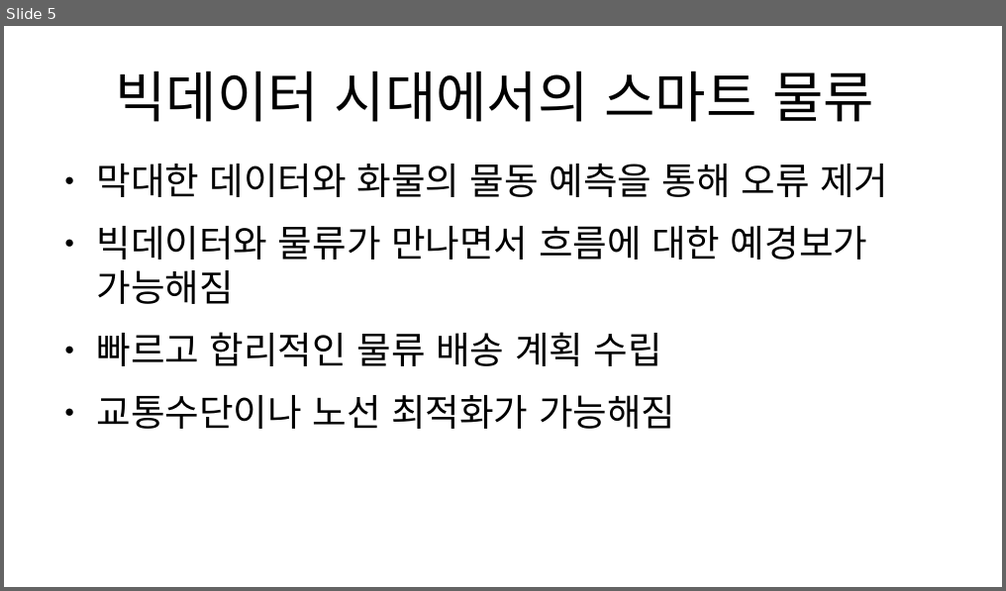
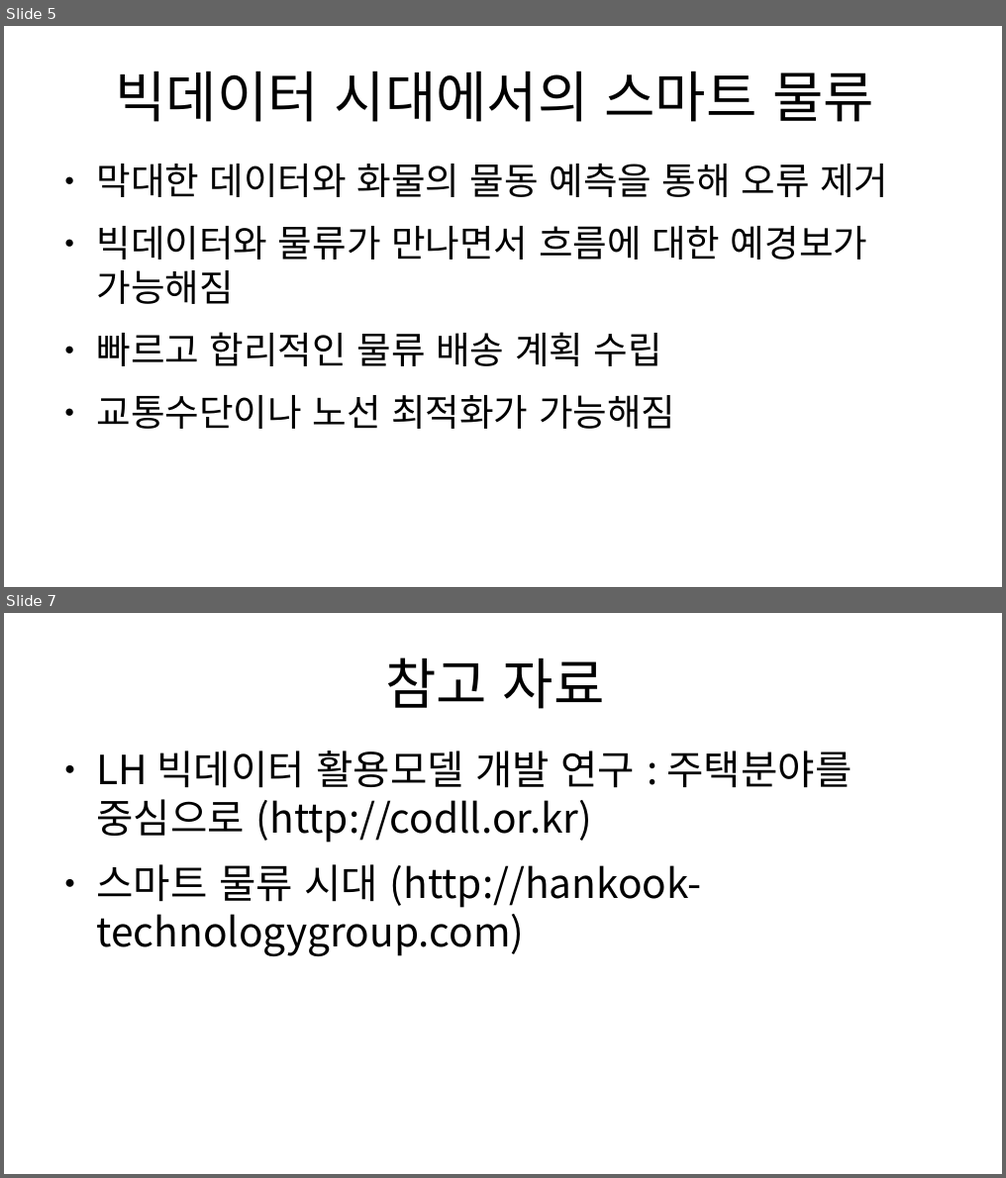
Before and after one commit to lapass50025/odp, a slide deck: 빅데이터를활용한스마트도시관리.odp. Shown one above the other, each under a label of ours: slide 5 before the commit, slides 5 and 7 after it; the slides between them are not shown. The pictures are 1006x591 and 1006x1178 pixels, drawn with LibreOffice and Linux fonts; fonts in the diff are those of the drawing. Boxes give left, top, right and bottom in pixels: in the first picture for what was removed or moved away, otherwise in the second. Text is boxed around its words. In the diff, an @@ line names an element or a change of style, - is before the commit and + after.

Commit message:
주택

```diff
--- a/빅데이터를활용한스마트도시관리.odp
+++ b/빅데이터를활용한스마트도시관리.odp
@@ slide 7 added at (x1=4, y1=613, x2=1002, y2=1174), background #FFFFFF @@
@@ title added at (x1=385, y1=658, x2=605, y2=709), 44 pt, text #000000 @@
+참고 자료
@@ text added at (x1=97, y1=751, x2=852, y2=957), 32 pt, text #000000 @@
+● LH 빅데이터 활용모델 개발 연구 : 주택분야를 중심으로 (http://codll.or.kr)
+● 스마트 물류 시대 (http://hankook-technologygroup.com)
```
Also in this commit, not shown: 1 other slide added.
